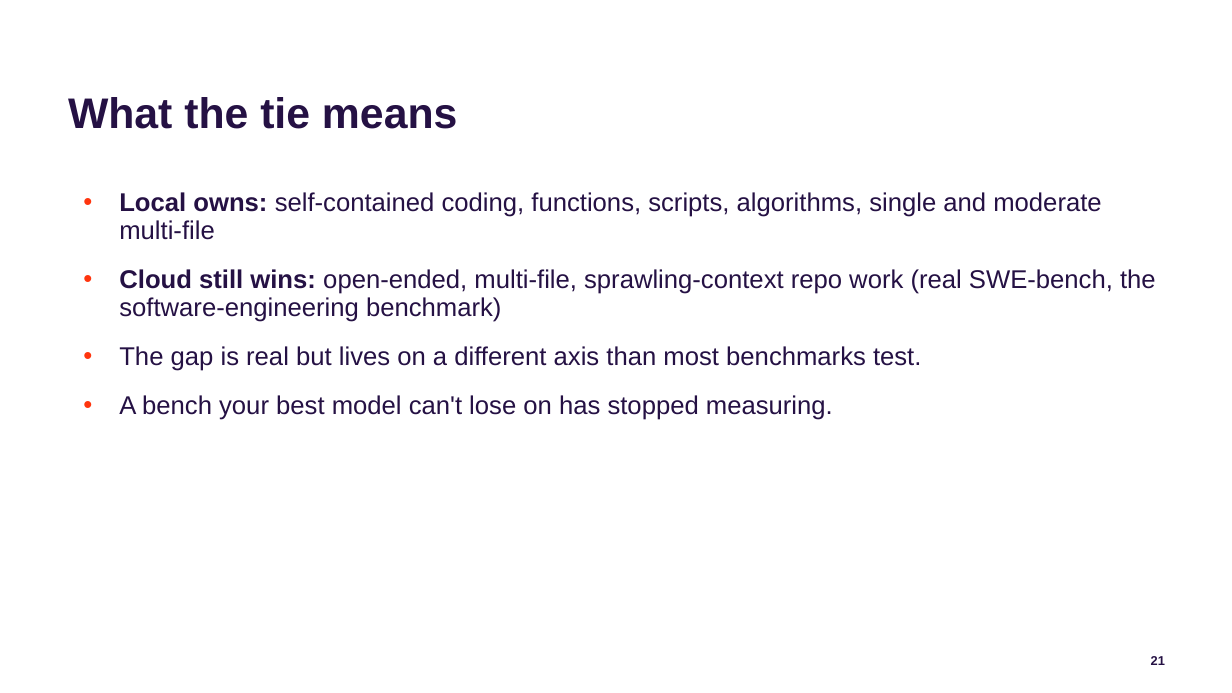
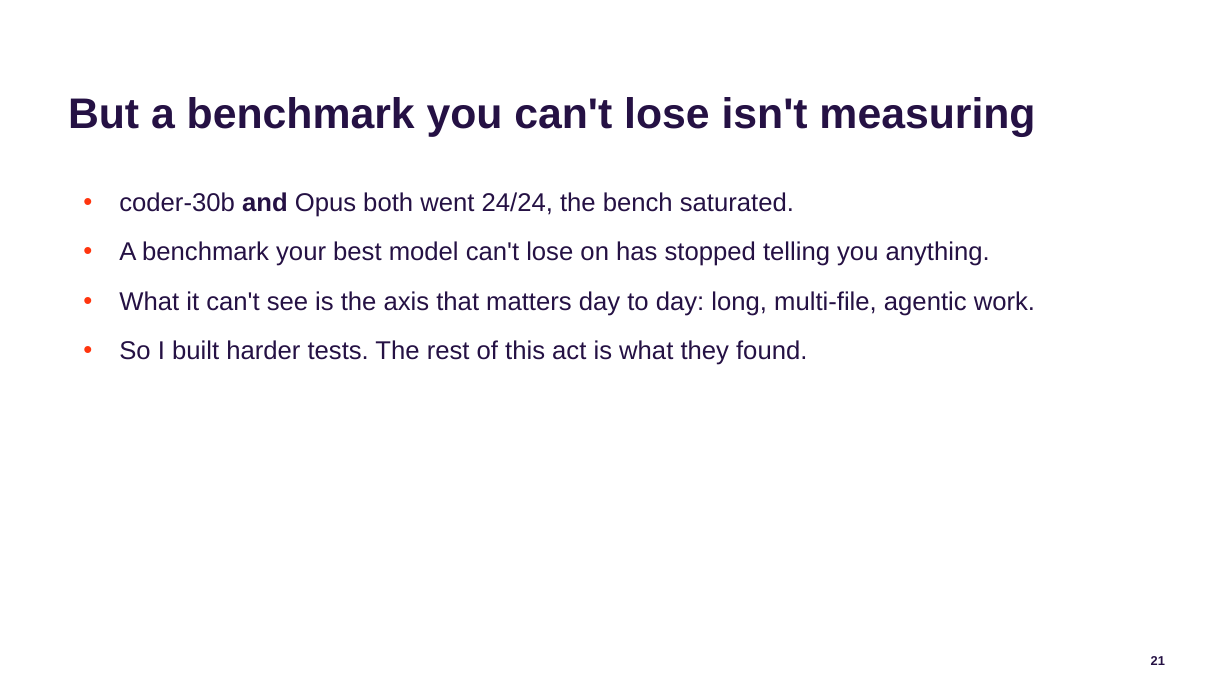
Before and after one commit to jconnolly/local-llm-pi5, a slide deck: slide 21 of local-llm-datasociety.pptx. Drawn at 1232x693 pixels with LibreOffice and Linux fonts; fonts in the diff are those of the drawing; background and template pictures are left out. Boxes give left, top, right and bottom in pixels: in the first picture for what was removed or moved away, otherwise in the second. Text is boxed around its words. In the diff, an @@ line names an element or a change of style, - is before the commit and + after.

```diff
--- a/local-llm-datasociety.pptx
+++ b/local-llm-datasociety.pptx
@@ title at [68, 97, 1035, 136]: text changed @@
-What the tie means
+But a benchmark you can't lose isn't measuring
@@ text at [119, 192, 1035, 365]: text changed @@
-• Local owns: self-contained coding, functions, scripts, algorithms, single and moderate multi-file
-• Cloud still wins: open-ended, multi-file, sprawling-context repo work (real SWE-bench, the software-engineering benchmark)
-• The gap is real but lives on a different axis than most benchmarks test.
-• A bench your best model can't lose on has stopped measuring.
+• coder-30b and Opus both went 24/24, the bench saturated.
+• A benchmark your best model can't lose on has stopped telling you anything.
+• What it can't see is the axis that matters day to day: long, multi-file, agentic work.
+• So I built harder tests. The rest of this act is what they found.
```
Also in this commit, not shown: 5 other slides changed, 3 other files.
